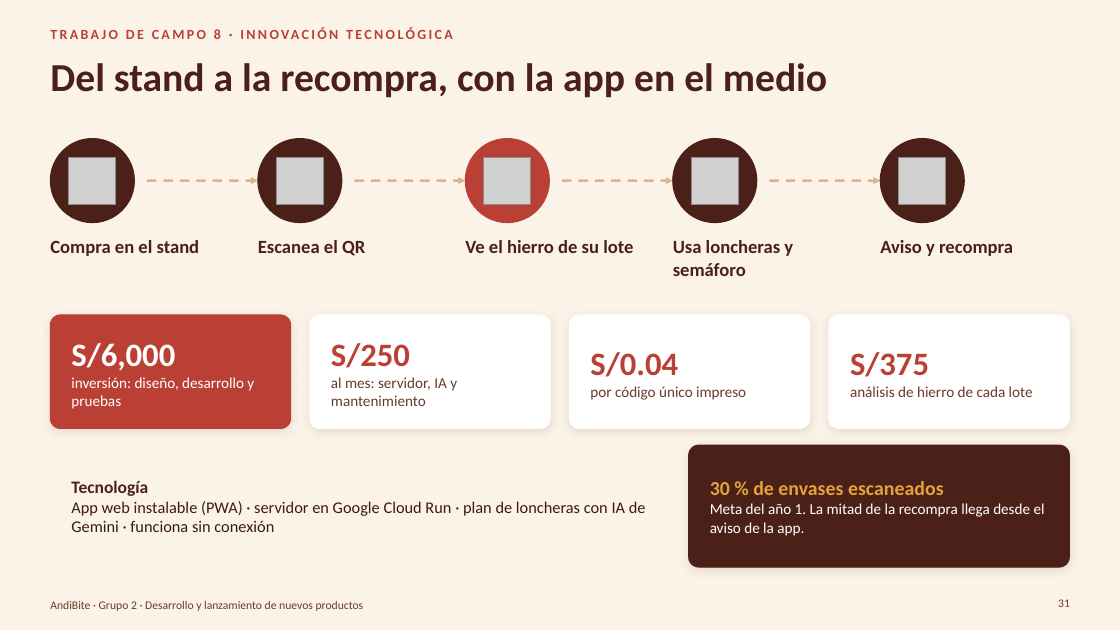
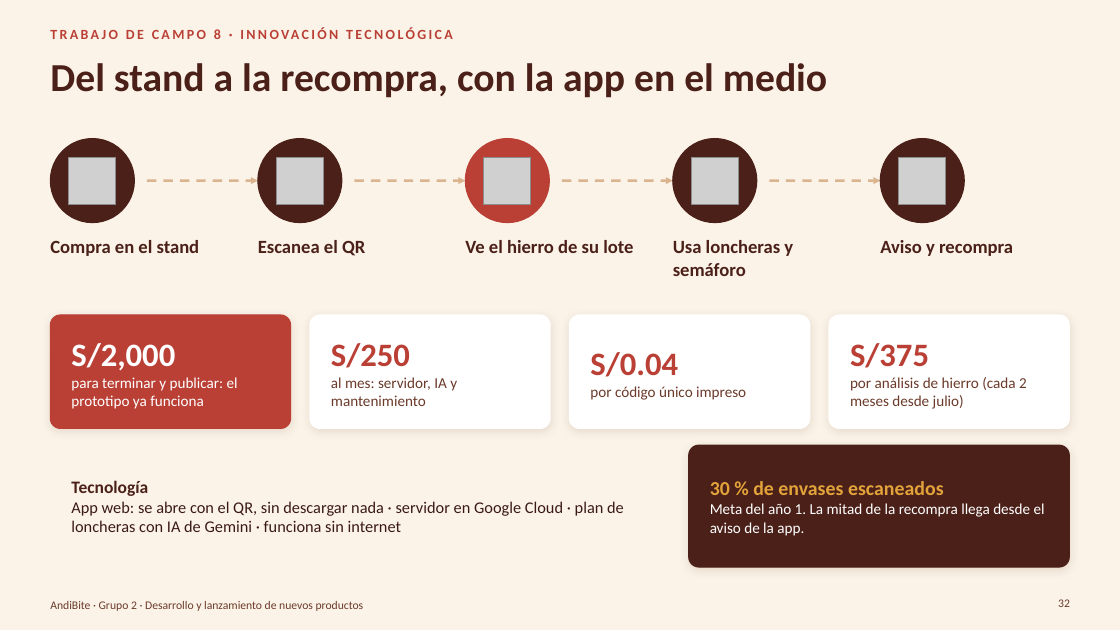
Before and after one commit to Darknow-web/Desarrollo-y-lanzamiento-de-producto-y-marca, a slide deck: slide 32 of 04-reformulacion/TC5-8/TC5-8-AndiBite.pptx (slide 31 before the commit). Drawn at 1120x630 pixels with LibreOffice and Linux fonts; fonts in the diff are those of the drawing; grey boxes stand for pictures; background and template pictures are left out. Boxes give left, top, right and bottom in pixels: in the first picture for what was removed or moved away, otherwise in the second. Text is boxed around its words. In the diff, an @@ line names an element or a change of style, - is before the commit and + after.

```diff
--- a/04-reformulacion/TC5-8/TC5-8-AndiBite.pptx
+++ b/04-reformulacion/TC5-8/TC5-8-AndiBite.pptx
@@ text at box(71, 343, 238, 409): text changed @@
-S/6,000
-inversión: diseño, desarrollo y pruebas
+S/2,000
+para terminar y publicar: el prototipo ya funciona
@@ text at box(850, 377, 1027, 409): text changed @@
-análisis de hierro de cada lote
+por análisis de hierro (cada 2 meses desde julio)
@@ text at box(71, 501, 624, 532): text changed @@
-App web instalable (PWA) · servidor en Google Cloud Run · plan de loncheras con IA de Gemini · funciona sin conexión
+App web: se abre con el QR, sin descargar nada · servidor en Google Cloud · plan de loncheras con IA de Gemini · funciona sin internet
@@ page number at box(1058, 599, 1070, 607): text changed @@
-31
+32
```
Also in this commit, not shown: 25 other slides changed, 3 slides added, 5 other files.
